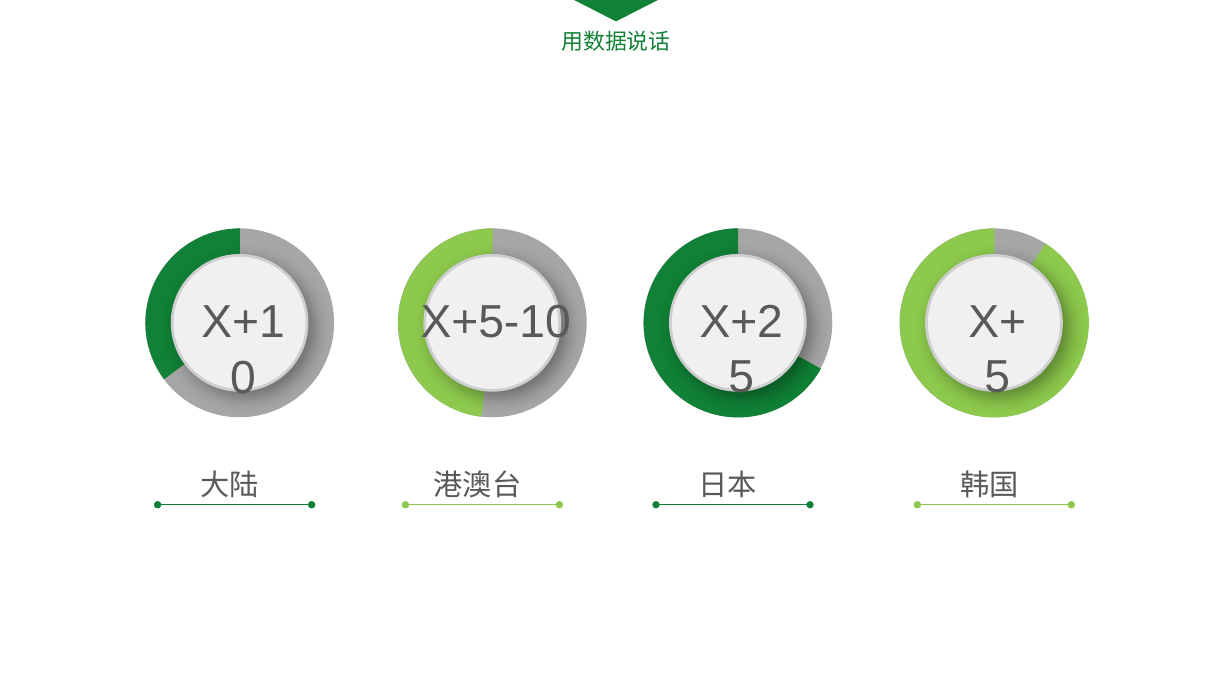
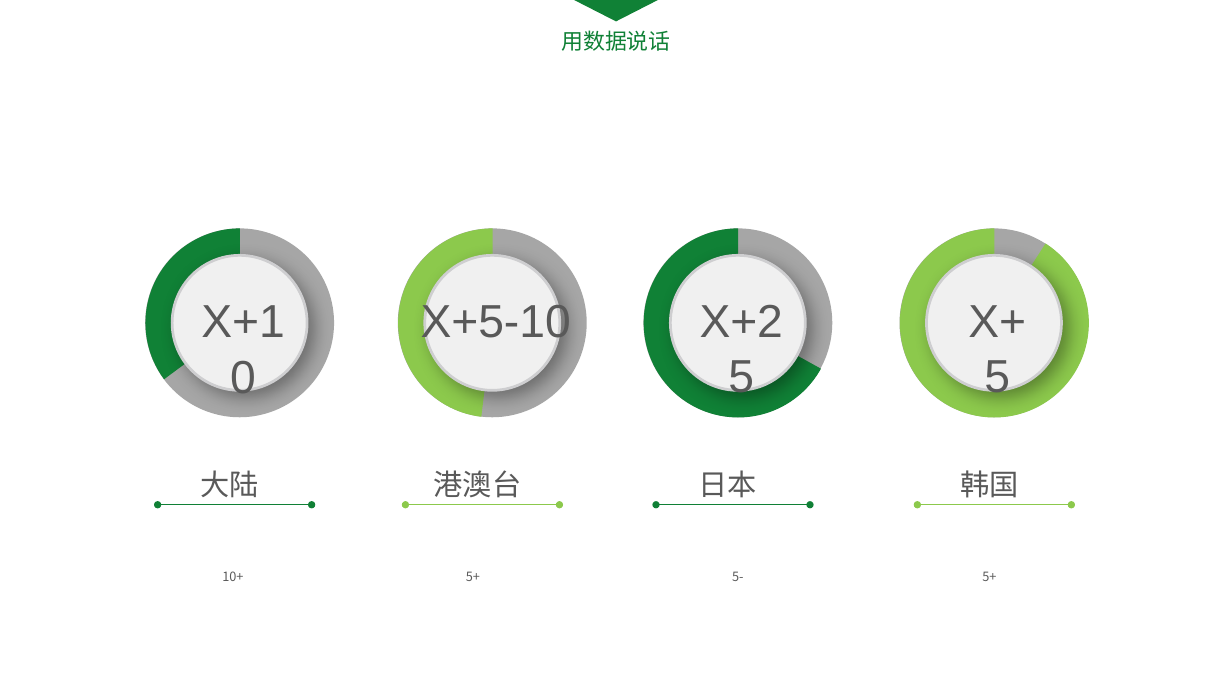
Before and after one commit to qiyer/ApplePayDemo, a slide deck: slide 5 of Pay_PPT/Apple_Pay.pptx. Drawn at 1232x693 pixels with LibreOffice and Linux fonts; fonts in the diff are those of the drawing. Boxes give left, top, right and bottom in pixels: in the first picture for what was removed or moved away, otherwise in the second. Text is boxed around its words. In the diff, an @@ line names an element or a change of style, - is before the commit and + after.

```diff
--- a/Pay_PPT/Apple_Pay.pptx
+++ b/Pay_PPT/Apple_Pay.pptx
@@ text added at [222,571,243,581], 10.5 pt, text #595959 @@
+10+
@@ text added at [466,571,480,581], 10.5 pt, text #595959 @@
+5+
@@ text added at [732,571,743,581], 10.5 pt, text #595959 @@
+5-
@@ text added at [982,571,996,581], 10.5 pt, text #595959 @@
+5+
```
Also in this commit, not shown: 1 other slide changed, 1 slide added, 6 slides removed, 1 other file.
